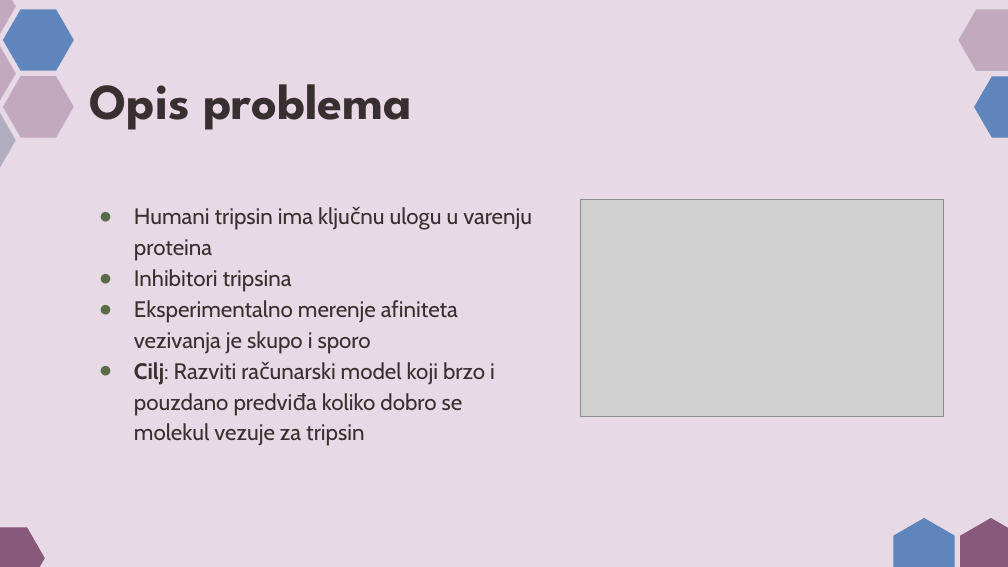
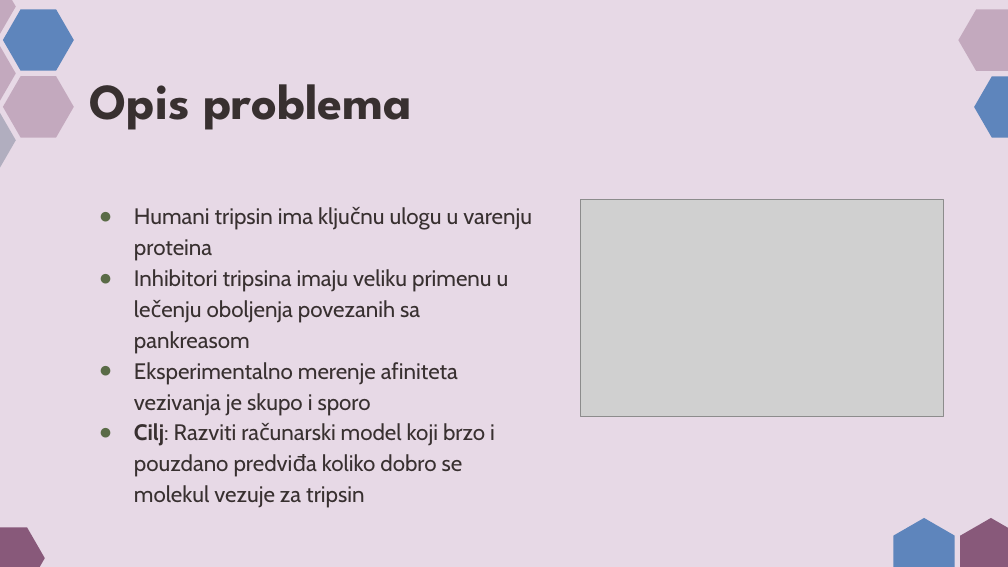
Before and after one commit to AlexJ192/NANS_projekat_predikcija_afiniteta_vezivanja, a slide deck: slide 2 of SV12-2024.pptx. Drawn at 1008x567 pixels with LibreOffice and Linux fonts; fonts in the diff are those of the drawing; grey boxes stand for pictures; background and template pictures are left out. Boxes give left, top, right and bottom in pixels: in the first picture for what was removed or moved away, otherwise in the second. Text is boxed around its words. In the diff, an @@ line names an element or a change of style, - is before the commit and + after.

```diff
--- a/SV12-2024.pptx
+++ b/SV12-2024.pptx
@@ subtitle at [134,269,509,354]: text changed @@
-● Inhibitori tripsina
+● Inhibitori tripsina imaju veliku primenu u lečenju oboljenja povezanih sa pankreasom
```
Also in this commit, not shown: 12 other slides changed, 6 slides added, 2 slides removed.
